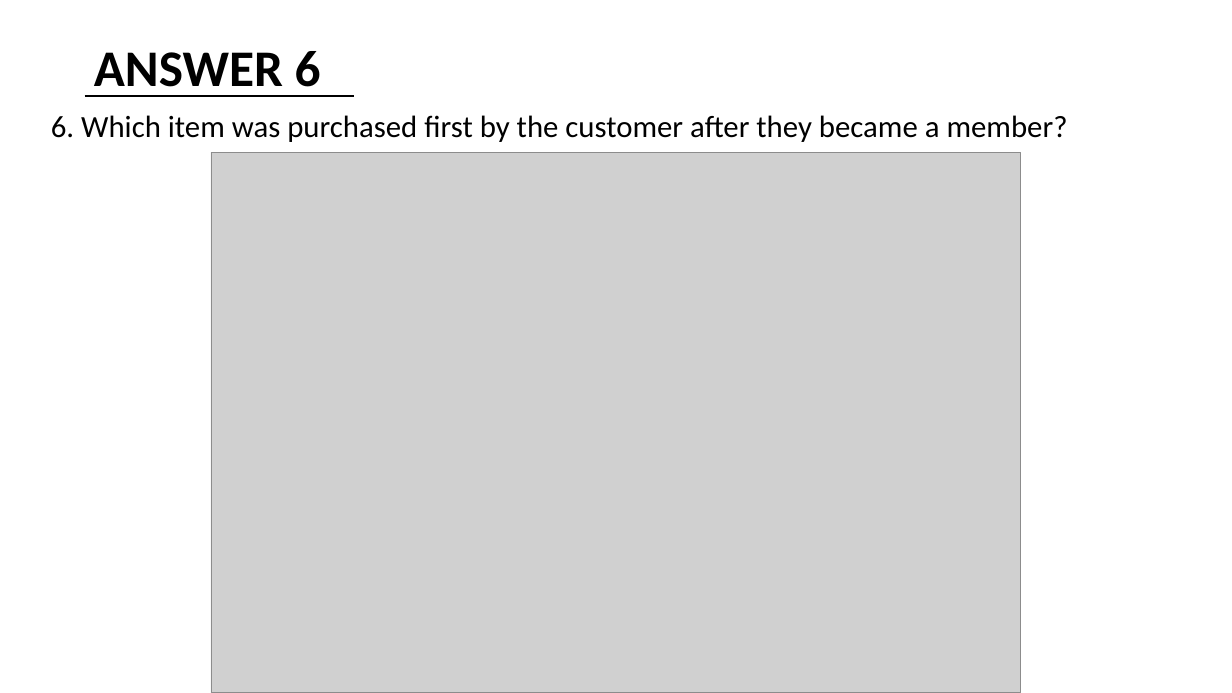
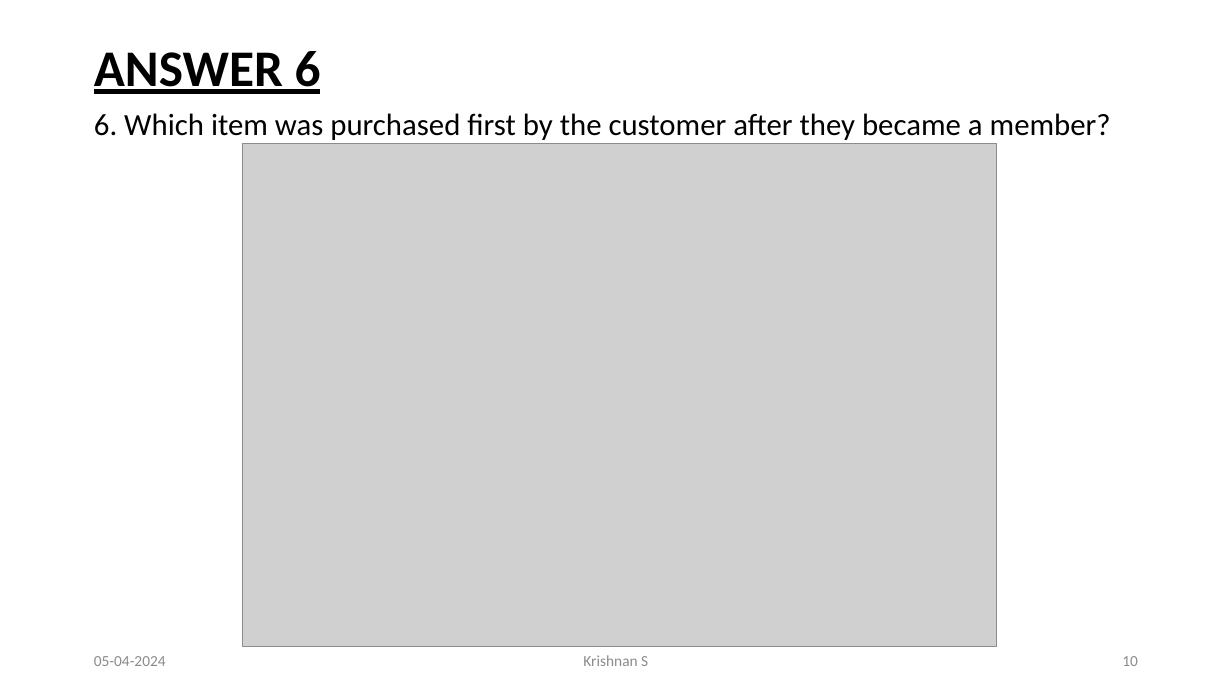
Before and after one commit to Krishnann-s/8-Week-SQL-Challenge, a slide deck: slide 10 of Case Study 1/Case Study 1# Dannys Dinner.pptx. Drawn at 1232x693 pixels with LibreOffice and Linux fonts; fonts in the diff are those of the drawing; grey boxes stand for pictures. Boxes give left, top, right and bottom in pixels: in the first picture for what was removed or moved away, otherwise in the second. Text is boxed around its words. In the diff, an @@ line names an element or a change of style, - is before the commit and + after.

```diff
--- a/Case Study 1/Case Study 1# Dannys Dinner.pptx
+++ b/Case Study 1/Case Study 1# Dannys Dinner.pptx
@@ title "ANSWER 6" at (94,51,321,94): underline on @@
@@ text "6. Which item was purchased ...": place and size @@
-text "6. Which item was purchased ..." at (51,115,1068,142)
+text "6. Which item was purchased ..." at (94,113,1111,140)
@@ line removed from (85, 96) to (354, 96) @@
@@ picture: place and size @@
-picture at (211,152,1021,693)
+picture at (243,144,996,647)
@@ text added at (94,656,166,666), 12 pt, text #8C8C8C @@
+05-04-2024
@@ text added at (583,655,648,666), 12 pt, text #8C8C8C @@
+Krishnan S
@@ page number added at (1122,656,1138,666), 12 pt, text #8C8C8C @@
+10
```
Also in this commit, not shown: 15 other slides changed, 7 other files.
